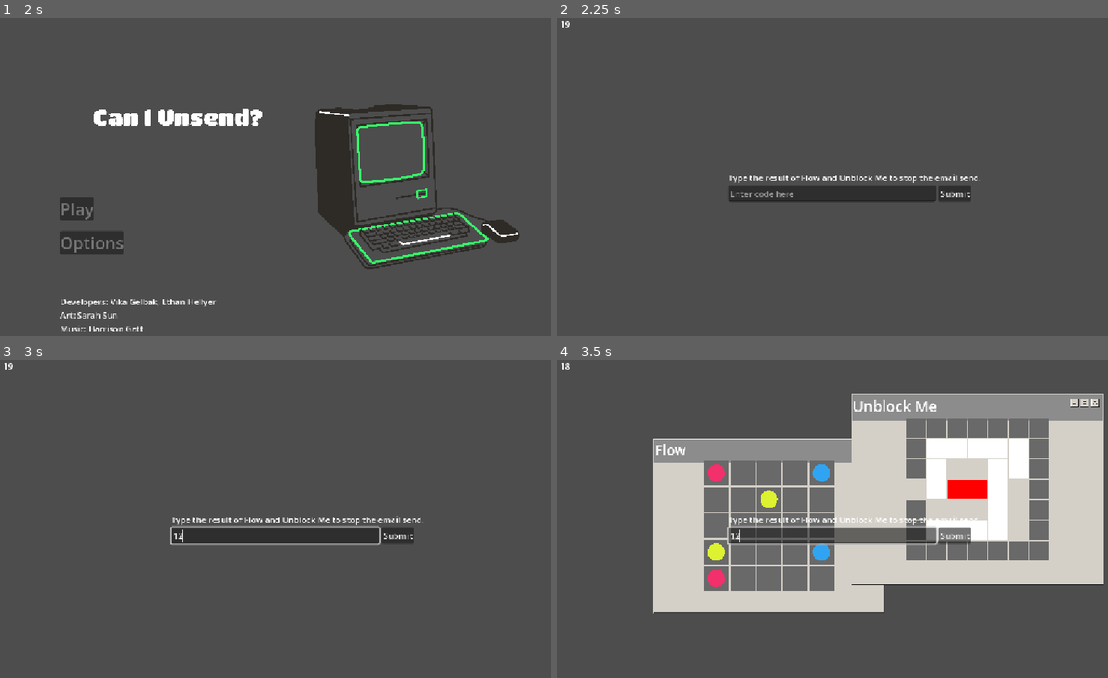
Above: before the commit, frames 1-4 (two rows, left to right).
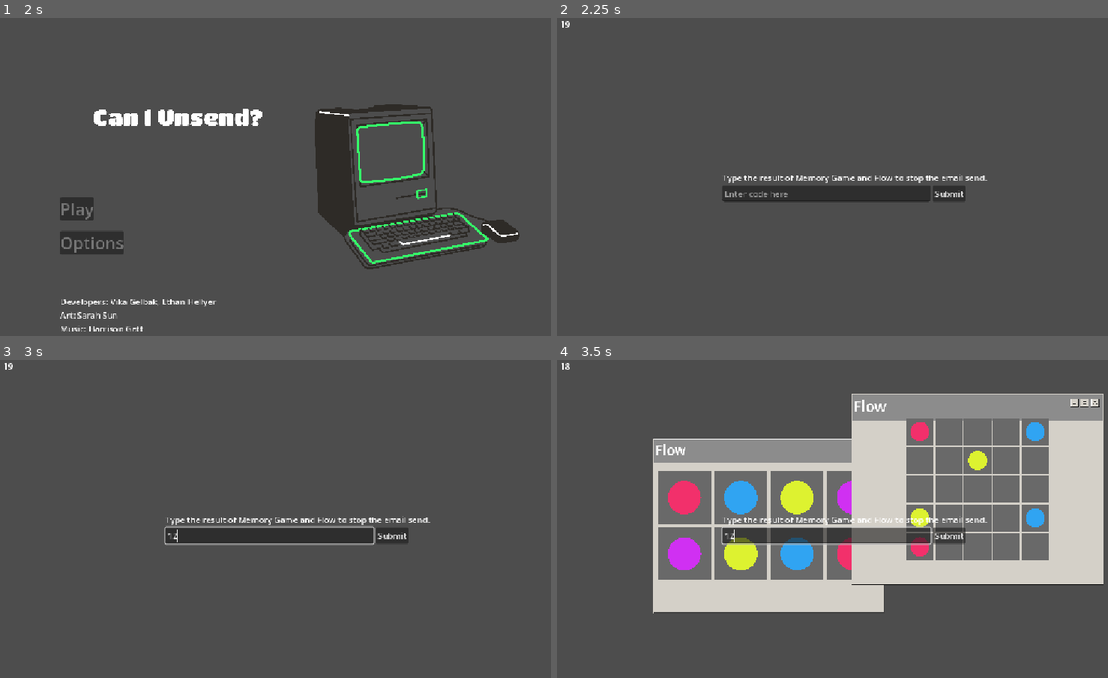
Above: after the commit, the same moments.

Repository: Vikociraptor/can_i_unsend
Game: Godot game, scene res://MainMenu.tscn
The game is run twice, just before and just after one commit, with the same random seed, the same clock (stepped at 60 frames per second) and the same inputs.
Inputs (mouse positions are in pixels of both pictures, inside the frame that each line leads up to):
- Up to frame 1 (2 s): click (93, 243) at 0.5 s; click "X" at 1.25 s
- Up to frame 2 (2.25 s): click (634, 208) at 2 s
- Up to frame 3 (3 s): click (275, 534) at 2.77 s; type "12" at 2.85 s
- Up to frame 4 (3.5 s): no input

Frame 1 is identical in both runs. In frame 2, 0.8% of the frame differs, in the area x 29-79%, y 49-58%; in frame 3, 0.8%; in frame 4, 17%, in the area x 18-90%, y 12-73%.

Commit message:
Got the memory game working in its window

Diff:
--- a/MainGameLoop.tscn
+++ b/MainGameLoop.tscn
@@ -1,12 +1,13 @@
 [gd_scene format=3 uid="uid://55ds3wfdppjn"]
 
 [ext_resource type="Script" uid="uid://cs1fv7gi2r4kl" path="res://main_game_loop.gd" id="1_v8d43"]
+[ext_resource type="PackedScene" uid="uid://bx0elq213kqbx" path="res://minigames/memory_minigame.tscn" id="4_h46g1"]
 [ext_resource type="PackedScene" path="res://minigames/flow_minigame.tscn" id="7_flow"]
 [ext_resource type="PackedScene" path="res://minigames/unblock_minigame.tscn" id="8_unblock"]
 
 [node name="MainGameLoop" type="Node2D" unique_id=682557079 node_paths=PackedStringArray("timerLabel")]
 script = ExtResource("1_v8d43")
-all_minigames = Array[PackedScene]([ExtResource("7_flow"), ExtResource("8_unblock")])
+all_minigames = Array[PackedScene]([ExtResource("7_flow"), ExtResource("8_unblock"), ExtResource("4_h46g1")])
 timerLabel = NodePath("CanvasLayer/Timer")
 
 [node name="CanvasLayer" type="CanvasLayer" parent="." unique_id=672813929]
--- /dev/null
+++ b/minigames/memory_minigame.tscn
@@ -0,0 +1,141 @@
+[gd_scene format=3 uid="uid://bx0elq213kqbx"]
+
+[ext_resource type="Script" uid="uid://ctqyg4130u6cg" path="res://minigames/puzzle_minigame.gd" id="1_3jprq"]
+[ext_resource type="Texture2D" uid="uid://3iyye5wcyugm" path="res://assets/RetroWindowsGUI/Window_Header.png" id="2_hhwsc"]
+[ext_resource type="Texture2D" uid="uid://7u4tja0fyhpm" path="res://assets/RetroWindowsGUI/Windows_Button.png" id="3_p0bon"]
+[ext_resource type="Texture2D" uid="uid://ko1w1ywfysu2" path="res://assets/RetroWindowsGUI/Windows_Button_Pressed.png" id="4_q6hqq"]
+[ext_resource type="Texture2D" uid="uid://cuki5h7pvmqyq" path="res://assets/RetroWindowsGUI/Windows_Icons.png" id="5_jbnu7"]
+[ext_resource type="Script" uid="uid://1dbh0a0gj8ll" path="res://Scripts/Memory/memory_grid.gd" id="6_sqj7o"]
+
+[sub_resource type="StyleBoxTexture" id="StyleBoxTexture_0v6pm"]
+texture = ExtResource("3_p0bon")
+texture_margin_left = 2.0
+texture_margin_top = 2.0
+texture_margin_right = 2.0
+texture_margin_bottom = 2.0
+
+[sub_resource type="StyleBoxTexture" id="StyleBoxTexture_bvlth"]
+texture = ExtResource("4_q6hqq")
+texture_margin_left = 2.0
+texture_margin_top = 2.0
+texture_margin_right = 2.0
+texture_margin_bottom = 2.0
+
+[sub_resource type="StyleBoxTexture" id="StyleBoxTexture_cfbnv"]
+texture = ExtResource("3_p0bon")
+texture_margin_left = 2.0
+texture_margin_top = 2.0
+texture_margin_right = 2.0
+texture_margin_bottom = 2.0
+
+[sub_resource type="StyleBoxEmpty" id="StyleBoxEmpty_tpg87"]
+
+[sub_resource type="AtlasTexture" id="AtlasTexture_we7e7"]
+atlas = ExtResource("5_jbnu7")
+region = Rect2(96, 0, 16, 16)
+
+[sub_resource type="AtlasTexture" id="AtlasTexture_elwks"]
+atlas = ExtResource("5_jbnu7")
+region = Rect2(80, 0, 16, 16)
+
+[sub_resource type="AtlasTexture" id="AtlasTexture_ymfxl"]
+atlas = ExtResource("5_jbnu7")
+region = Rect2(48, 0, 16, 16)
+
+[sub_resource type="RectangleShape2D" id="RectangleShape2D_be312"]
+size = Vector2(496.5, 55)
+
+[node name="MemoryMinigame" type="Node2D" unique_id=553078582 node_paths=PackedStringArray("game")]
+script = ExtResource("1_3jprq")
+game = NodePath("Grid")
+display_name = "Memory Game"
+
+[node name="Window" type="NinePatchRect" parent="." unique_id=1527480438]
+custom_minimum_size = Vector2(400, 300)
+offset_left = 293.0
+offset_top = 68.0
+offset_right = 877.0
+offset_bottom = 509.0
+texture = ExtResource("2_hhwsc")
+patch_margin_left = 3
+patch_margin_top = 23
+patch_margin_right = 3
+patch_margin_bottom = 3
+
+[node name="Title" type="Label" parent="Window" unique_id=347976614]
+layout_mode = 0
+offset_right = 190.0
+offset_bottom = 47.0
+grow_horizontal = 2
+offset_transform_enabled = true
+offset_transform_position = Vector2(6, 5)
+theme_override_font_sizes/font_size = 34
+text = "Flow"
+
+[node name="HBoxContainer" type="HBoxContainer" parent="Window" unique_id=122604830]
+layout_mode = 1
+anchors_preset = 1
+anchor_left = 1.0
+anchor_right = 1.0
+offset_left = -79.0
+offset_top = 11.0
+offset_right = -11.0
+offset_bottom = 31.0
+grow_horizontal = 0
+
+[node name="Minimise" type="Button" parent="Window/HBoxContainer" unique_id=1506732584]
+custom_minimum_size = Vector2(16, 16)
+layout_mode = 2
+theme_override_styles/normal = SubResource("StyleBoxTexture_0v6pm")
+theme_override_styles/pressed = SubResource("StyleBoxTexture_bvlth")
+theme_override_styles/hover = SubResource("StyleBoxTexture_cfbnv")
+theme_override_styles/focus = SubResource("StyleBoxEmpty_tpg87")
+icon = SubResource("AtlasTexture_we7e7")
+
+[node name="Maximise" type="Button" parent="Window/HBoxContainer" unique_id=1035487594]
+custom_minimum_size = Vector2(16, 16)
+layout_mode = 2
+theme_override_styles/normal = SubResource("StyleBoxTexture_0v6pm")
+theme_override_styles/pressed = SubResource("StyleBoxTexture_bvlth")
+theme_override_styles/hover = SubResource("StyleBoxTexture_cfbnv")
+theme_override_styles/focus = SubResource("StyleBoxEmpty_tpg87")
+icon = SubResource("AtlasTexture_elwks")
+
+[node name="Close" type="Button" parent="Window/HBoxContainer" unique_id=477217186]
+custom_minimum_size = Vector2(16, 16)
+layout_mode = 2
+theme_override_styles/normal = SubResource("StyleBoxTexture_0v6pm")
+theme_override_styles/pressed = SubResource("StyleBoxTexture_bvlth")
+theme_override_styles/hover = SubResource("StyleBoxTexture_cfbnv")
+theme_override_styles/focus = SubResource("StyleBoxEmpty_tpg87")
+icon = SubResource("AtlasTexture_ymfxl")
+
+[node name="GameArea" type="Control" parent="Window" unique_id=1487814492]
+anchors_preset = 0
+offset_left = 12.0
+offset_top = 56.0
+offset_right = 572.0
+offset_bottom = 384.0
+mouse_filter = 2
+
+[node name="Grid" type="Node2D" parent="." unique_id=298960352]
+script = ExtResource("6_sqj7o")
+
+[node name="Result" type="Label" parent="." unique_id=1376386682]
+offset_left = 305.0
+offset_top = 460.0
+offset_right = 865.0
+offset_bottom = 500.0
+theme_override_colors/font_color = Color(0, 0, 0, 1)
+theme_override_font_sizes/font_size = 23
+horizontal_alignment = 1
+vertical_alignment = 1
+
+[node name="MoveArea" type="Area2D" parent="." unique_id=2037982697]
+
+[node name="CollisionShape2D" type="CollisionShape2D" parent="MoveArea" unique_id=1544029002]
+position = Vector2(545.75, 100.5)
+shape = SubResource("RectangleShape2D_be312")
+
+[connection signal="mouse_entered" from="MoveArea" to="." method="_on_move_area_mouse_entered"]
+[connection signal="mouse_exited" from="MoveArea" to="." method="_on_move_area_mouse_exited"]
